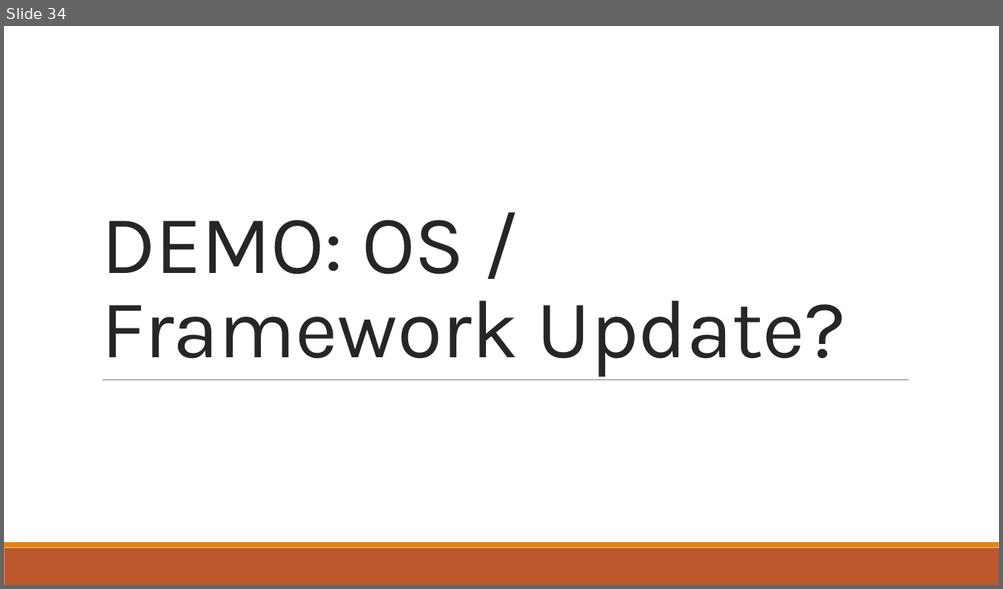
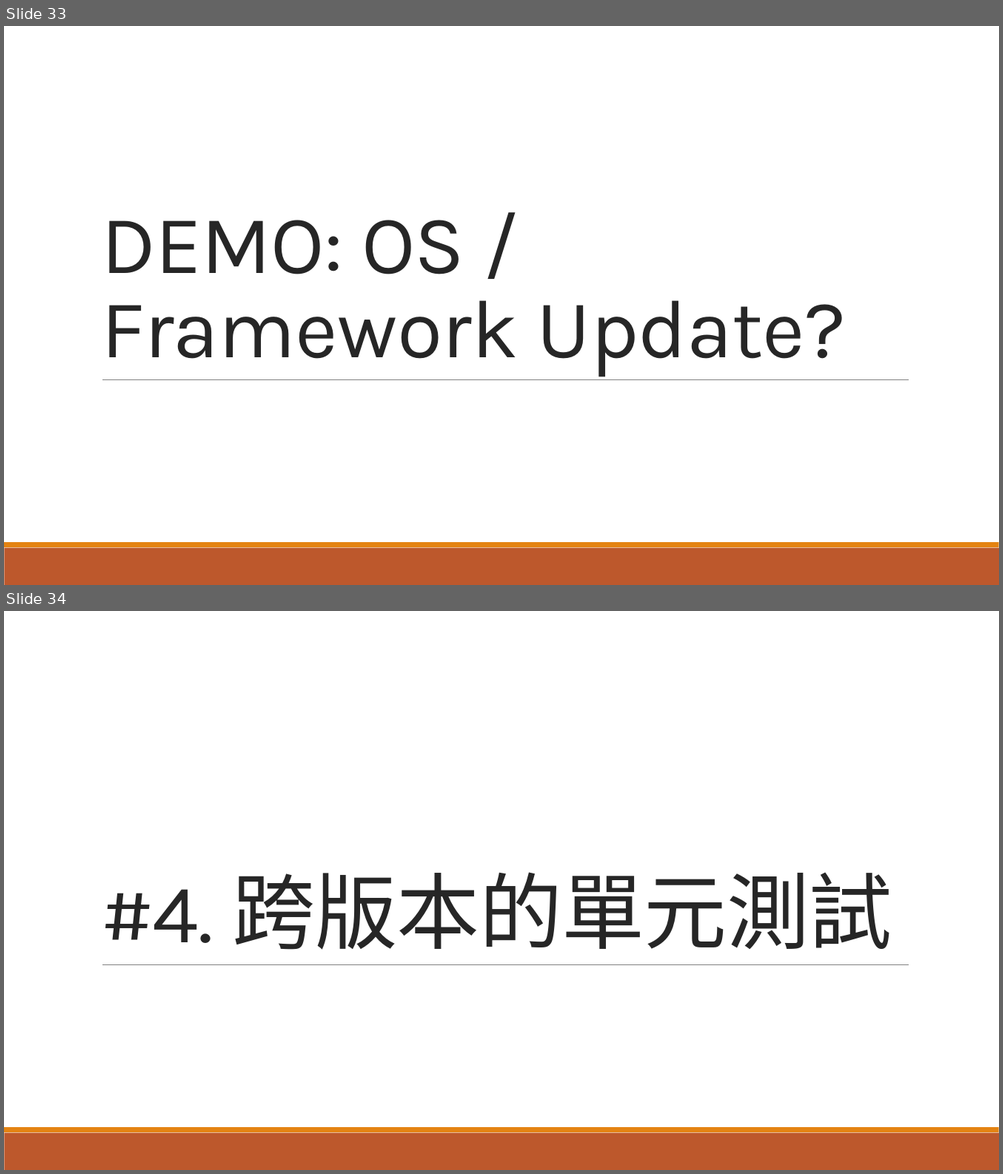
Before and after one commit to andrew0928/Meetup, a slide deck: 20170916.ContainerDrivenDevelop/slides.pptx. Shown one above the other, each under a label of ours: slide 34 before the commit, slides 33 and 34 after it. The pictures are 1003x589 and 1003x1174 pixels, drawn with LibreOffice and Linux fonts; fonts in the diff are those of the drawing. Boxes give left, top, right and bottom in pixels: in the first picture for what was removed or moved away, otherwise in the second. Text is boxed around its words. In the diff, an @@ line names an element or a change of style, - is before the commit and + after.

```diff
--- a/20170916.ContainerDrivenDevelop/slides.pptx
+++ b/20170916.ContainerDrivenDevelop/slides.pptx
@@ slide 34 added at (4, 611, 999, 1170), background #FFFFFF; not listed: 3 template elements that a slide beside it also shows @@
@@ title added at (101, 872, 891, 950), 80 pt, text #262626 @@
+#4. 跨版本的單元測試
@@ what was slide 34 is now slide 33 @@
```
Also in this commit, not shown: 2 slides changed, 4 other slides added.
